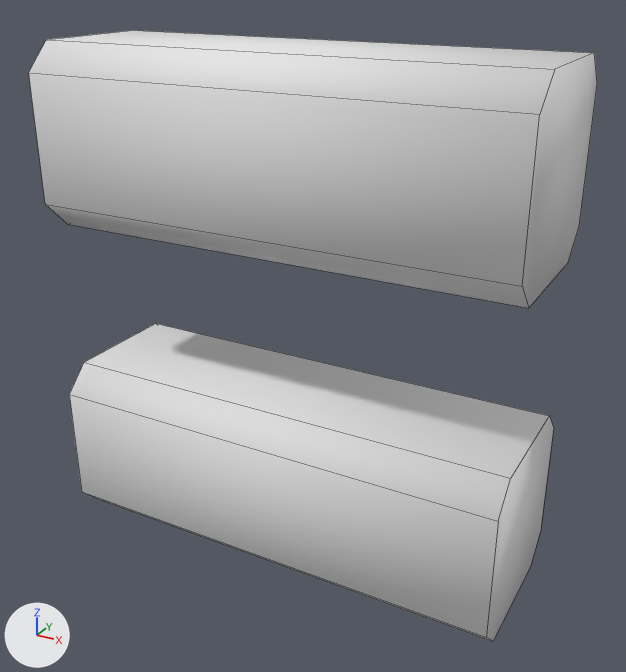
The Blender file Assets/radial-adapter2.blend as it was, and as the next commit left it.
Both versions are drawn from a 50 mm camera at (-0.148, -1.552, 0.737) aimed at (-1.0, -0.003, -0.038). Arrows for +X, +Y and +Z are at lower left; the lights stay in place. Mesh edges are drawn as thin lines. The same objects are shown in both versions, whatever each file hides. Objects named as collision shapes, trigger or cutter boxes, shadow casters or lower levels of detail are left out.

Before the edit, the objects in view are built like this:
```python
me_cube_002 = bpy.data.meshes.new('Cube.002')
me_cube_002.from_pydata(...)  # 16 vertices, 10 faces; spans x -0.867..0.2, y -0.2..0.2, z -0.2..0.2
me_cube_002.polygons.foreach_set('use_smooth', [True] * 10)
me_cube_002.materials.append(mat_adapters)  # white #e7e7e7
ob_fixing_bar = bpy.data.objects.new('fixing-bar', me_cube_002)
ob_fixing_bar.parent = ob_radial_adapter_s1_2_mk2
ob_fixing_bar.location = (-0.696, 0.0, 0.374)
_m = ob_fixing_bar.modifiers.new('Mirror', 'MIRROR')
_m.use_axis = (False, False, True)
_m.mirror_object = ob_attachnode_002
```
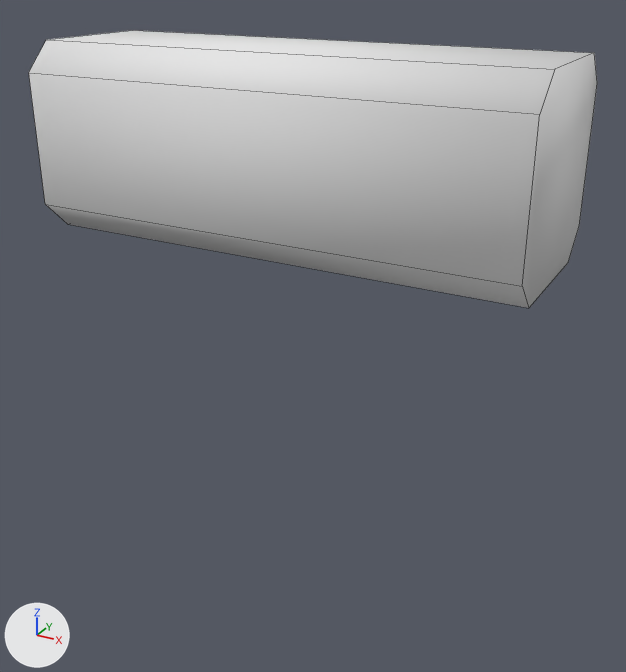
What differs and where, as boxes [x1, y1, x2, y2] in the pictures (626 x 672 px):
```json
{"object": "fixing-bar", "change": "modifiers changed", "before": [29, 30, 597, 641], "after": [29, 30, 597, 308], "on screen": "54% shorter"}
```

The change, as JSON lines over the scene's bpy script:
```json
{"op": "remove", "block": "ob_fixing_bar", "code": "_m = ob_fixing_bar.modifiers.new('Mirror', 'MIRROR')"}
{"op": "remove", "block": "ob_fixing_bar", "code": "_m.use_axis = (False, False, True)"}
{"op": "remove", "block": "ob_fixing_bar", "code": "_m.mirror_object = ob_attachnode_002"}
```
